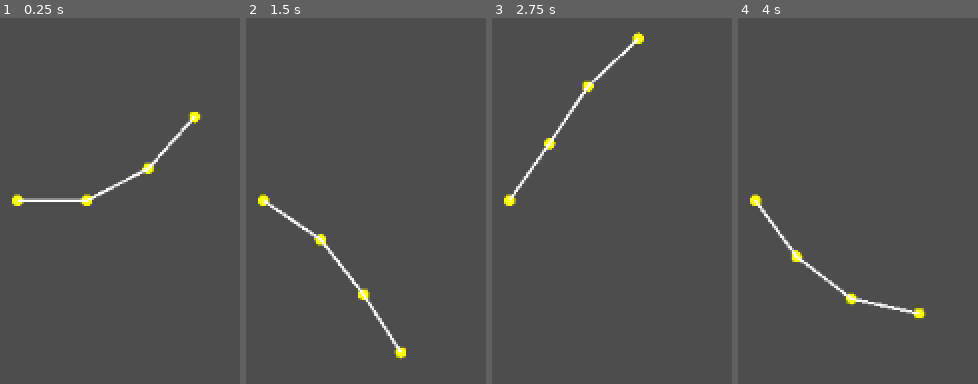
Above: before the commit, frames 1-4 (left to right).
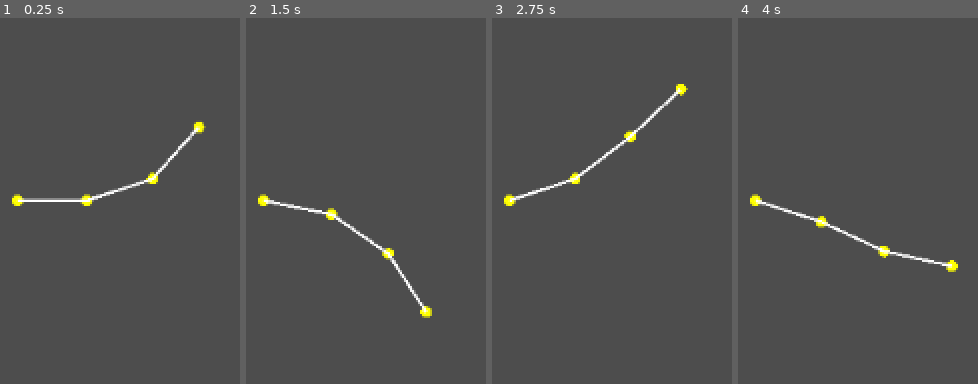
Above: after the commit, the same moments.

Repository: xv-k/wallace-pond
Game: Godot game, scene res://simple_worm.tscn
Same seed, same stepped clock (60 frames per second), same inputs: the game is played once before the commit and once after it.
Inputs:
- Up to frame 1 (0.25 s): no input
- Up to frame 2 (1.5 s): no input
- Up to frame 3 (2.75 s): no input
- Up to frame 4 (4 s): no input

The runs differ from the first frame. In frame 1, 1.5% of the frame differs, in the area x 36-86%, y 25-51%; in frame 2, 2.4%; in frame 3, 2.4%; in frame 4, 2.4%, in the area x 6-92%, y 49-82%.

Commit message:
added movement parameters

Diff:
--- a/simple_worm.gd
+++ b/simple_worm.gd
@@ -7,10 +7,15 @@
 @onready var line = $Line2D
 
 var t = 0.0
-var segment_length = 50.0 # length of each tail segment
-var wave_amplitude = 1 # the max "up" and "down" movement of one node relative to node in front of it
-var wave_speed = 2 # the speed of the up and down movement
+@export_range(0,150,1,"Tail segment length","prefer_slider") var segment_length = 50.0 # length of each tail segment
+@export_range(0,5,0.1,"Wave amplitude","prefer_slider") var wave_amplitude = 2.0 # the max "up" and "down" movement of one node relative to node in front of it
+@export_range(0,3,0.1,"Wave speed","prefer_slider") var wave_speed = 2.0 # the speed of the up and down movement
 # an amplitude of 1 gives around 45° movement, 3.2 gives around 360°
+
+#extra parameters to tweak motion
+@export_range(0,2,0.1,"Phase delay","prefer_slider") var phase_delay = 0.5
+@export_range(0,1,0.1,"Amplitude diference invert factor","prefer_slider") var amplitude_difference_invert_factor = 1.0
+@export_range(0,3,0.1,"Amplitude difference factor","prefer_slider") var amplitude_difference_factor = 1.5
 
 var head_pos = Vector2(200, 240) # the position of the first node
 
@@ -28,10 +33,19 @@
 	var points = [A, B, C, D]
 
 	for i in range(1, points.size()):
-		var offset = i * 0.5  # phase delay (if offset is zero, then you have a straight stick)
+		var offset = i * phase_delay  # phase delay (if offset is zero, then you have a straight stick)
 		# offsets looks like the "stiffness" of the tail
 
-		var angle = sin(t * wave_speed - offset) * wave_amplitude
+		var k = i / (float(points.size())-1) # to make the wave amplitute different in each tail section
+		# first node is 1/3 th of the amplitude, second node 1/2, third 1 full amplitude (in the case with a head + 3 nodes)
+		# you can also do the opposite
+
+		var falloff = lerp(1-k,k,amplitude_difference_invert_factor) * amplitude_difference_factor #to invert the wave amplitute difference between nodes
+		# (k makes movement increase from head to tail)
+		# (1-k makes movement decrease from head to tale)
+		# amplitude_difference_invert_factor lerps between the two
+
+		var angle = sin(t * wave_speed - offset) * wave_amplitude * falloff
 		# - ofset looks the tail movement is starting at the head node and moving down to the last node
 		# + ofstet looks like the tail end starts the movement, going up towards the head (looks wrong)
 
--- a/simple_worm.tscn
+++ b/simple_worm.tscn
@@ -4,6 +4,8 @@
 
 [node name="SimpleWorm" type="Node2D" unique_id=1123300800]
 script = ExtResource("1_y6r70")
+wave_amplitude = 1.0
+amplitude_difference_factor = 1.0
 
 [node name="A" type="Node2D" parent="." unique_id=1649570358]
 
